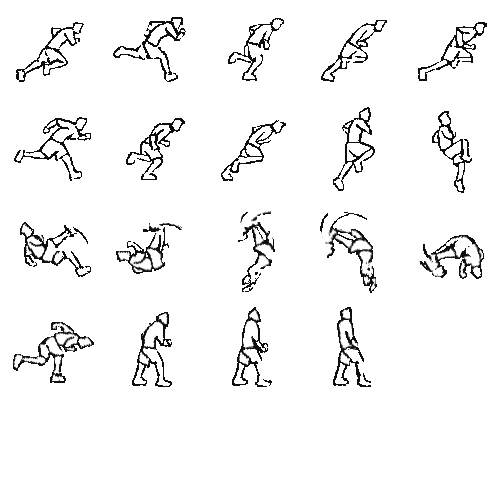
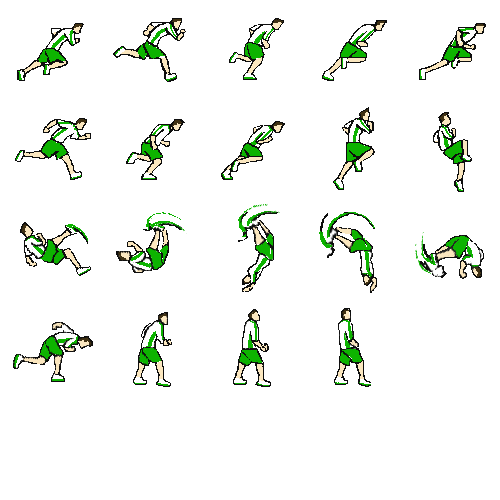
Revision of a layered 500 x 500 image; what changed, layer by layer:
added layer "Colors 1" in group "Design" over [13, 17, 487, 387]
painted on "White padding 1" over [21, 24, 480, 381]
painted on "Black Outline" over [13, 17, 487, 387]
